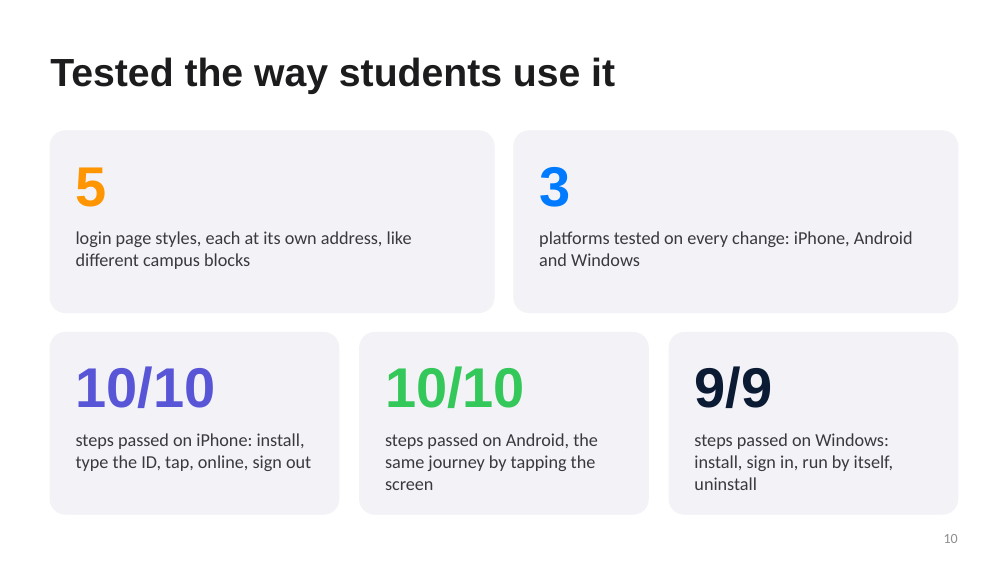
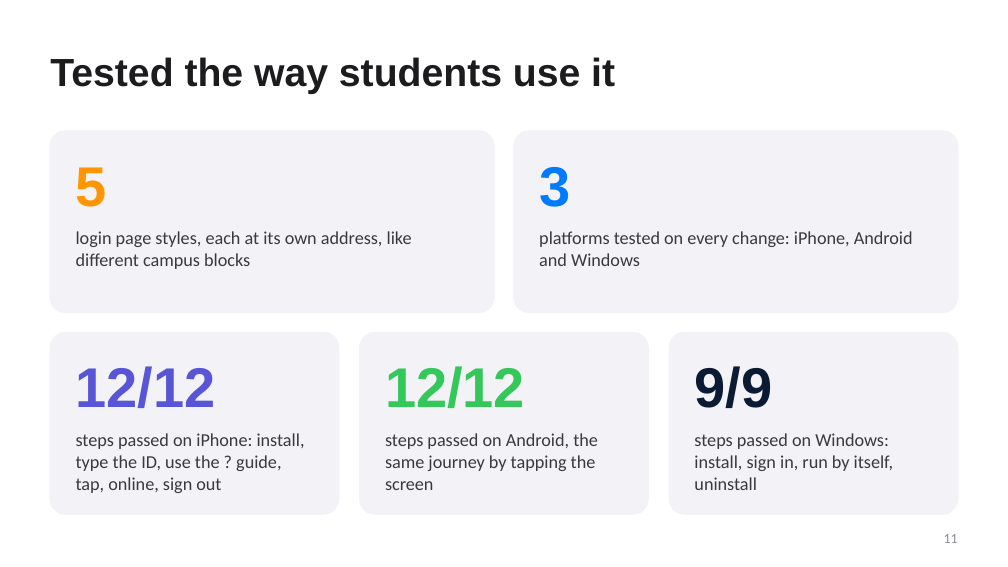
Before and after one commit to Jy2005ov0/WifiConnect, a slide deck: slide 11 of docs/WiFi-Connect-Introduction.pptx (slide 10 before the commit). Drawn at 1008x567 pixels with LibreOffice and Linux fonts; fonts in the diff are those of the drawing. Boxes give left, top, right and bottom in pixels: in the first picture for what was removed or moved away, otherwise in the second. Text is boxed around its words. In the diff, an @@ line names an element or a change of style, - is before the commit and + after.

```diff
--- a/docs/WiFi-Connect-Introduction.pptx
+++ b/docs/WiFi-Connect-Introduction.pptx
@@ text at bbox=[76, 366, 216, 408]: text changed @@
-10/10
+12/12
@@ text at bbox=[385, 366, 525, 408]: text changed @@
-10/10
+12/12
@@ text at bbox=[76, 433, 305, 493]: text changed @@
-steps passed on iPhone: install, type the ID, tap, online, sign out
+steps passed on iPhone: install, type the ID, use the ? guide, tap, online, sign out
@@ page number at bbox=[944, 534, 958, 543]: text changed @@
-10
+11
```
Also in this commit, not shown: 1 slide added.
